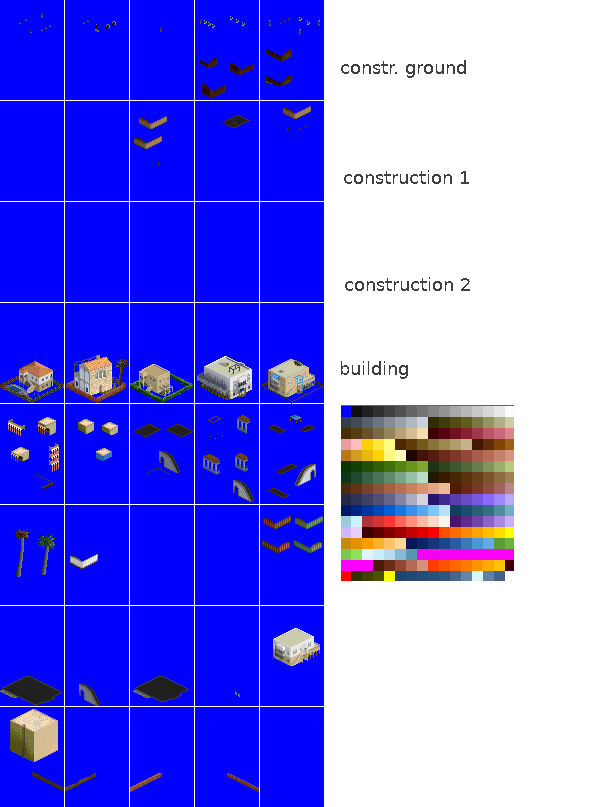
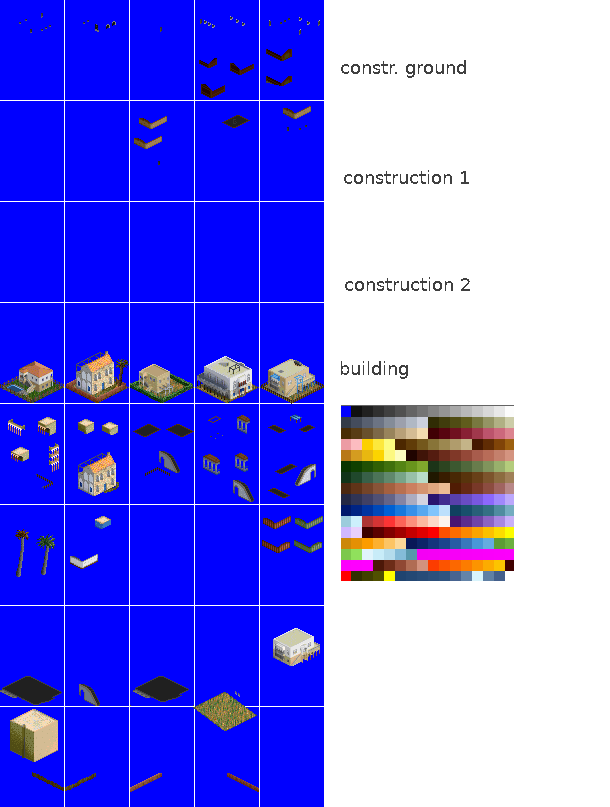
Layer changes from the first (610, 807) image to the second:
painted on "roof" over <box>95,448,112,529</box>
painted on "window" over <box>93,367,114,493</box>
painted on "building" over <box>74,351,116,496</box>
painted on "ground" over <box>74,377,119,496</box>
showed "grass" over <box>3,372,323,731</box>
